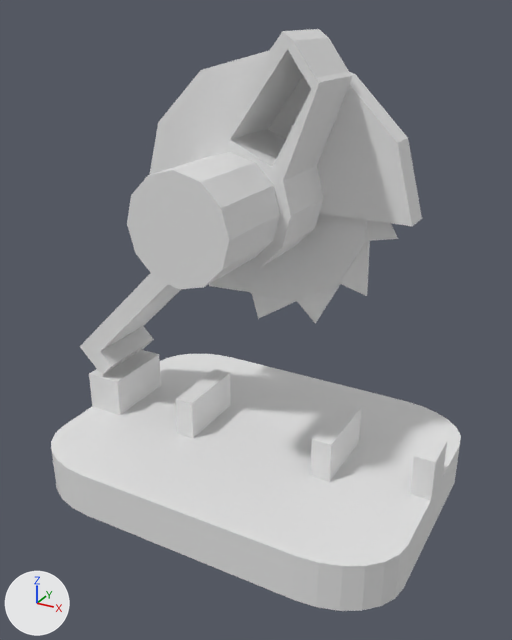
Before and after pictures for a commit that changed the Blender file assets/standsaege/standsaege.blend.
One viewpoint serves both versions: a camera (50 mm lens) standing at (1.6, -2.92, 2.27) and looking at (0.03, -0.07, 0.85). Every picture has the same lights, and +X, +Y and +Z are marked at lower left.

The older version as bpy lines, for what is in view:
```python
ob_base = bpy.data.objects.new('base', me_cube_001)
ob_base.location = (0.0, 0.0, 0.0)
ob_cube = bpy.data.objects.new('Cube', me_cube_002)
ob_cube.location = (0.948, 0.0, 0.234)
ob_cube_001 = bpy.data.objects.new('Cube.001', me_cube_003)
ob_cube_001.location = (0.465, 0.0, 0.234)
ob_cube_002 = bpy.data.objects.new('Cube.002', me_cube_004)
ob_cube_002.location = (-0.342, 0.0, 0.234)
ob_cube_003 = bpy.data.objects.new('Cube.003', me_cube_005)
ob_cube_003.location = (-0.896, 0.0, 0.234)
ob_cube_003.scale = (2.0, 1.0, 1.0)
ob_motor_001 = bpy.data.objects.new('motor.001', me_cylinder_006)
ob_motor_001.location = (-0.041, 0.0, 1.438)
ob_motor_001.rotation_euler = (1.571, 0.0, 0.0)  # degrees (90, 0, 0)
ob_motor_001.scale = (0.306, 0.306, 0.178)
ob_saegeblatt = bpy.data.objects.new('saegeblatt', me_cylinder_001)
ob_saegeblatt.location = (-0.041, 0.254, 1.363)
ob_saegeblatt.rotation_euler = (1.571, 1.795, 0.0)  # degrees (90, 103, 0)
ob_stange = bpy.data.objects.new('stange', me_cube_006)
ob_stange.location = (-0.937, 0.0, 0.47)
ob_stange.rotation_euler = (0.0, 0.785, 0.0)  # degrees (0, 45, 0)
ob_stange.scale = (2.0, 1.0, 0.5)
ob_top = bpy.data.objects.new('top', me_cylinder_003)
ob_top.location = (-0.041, 0.254, 1.363)
ob_top.rotation_euler = (1.571, 0.0, 0.0)  # degrees (90, 0, 0)
```
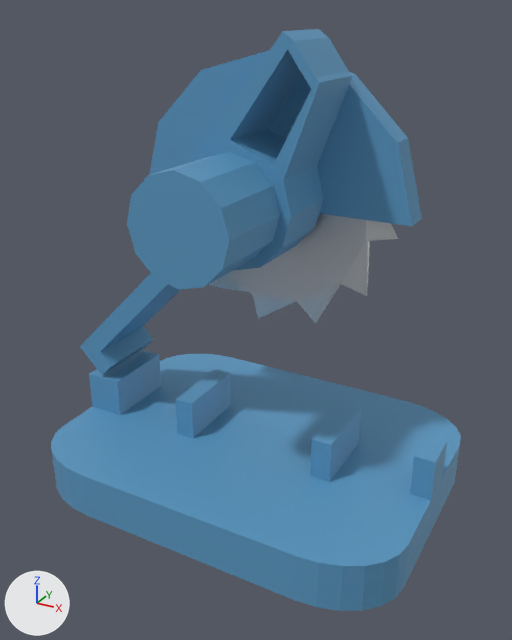
Commit message: base color materials applied

Boxes [x1, y1, x2, y2] around the edits, measured in the pictures (512 x 640 px):
'base', recoloured (white to blue): [51, 354, 461, 611] in both
'motor.001', recoloured (grey to blue): [127, 29, 352, 289] in both
'top', recoloured (grey to blue): [149, 51, 422, 226] in both
'stange', recoloured (grey to blue): [80, 273, 181, 375] in both
'Cube.003', recoloured (grey to blue): [89, 350, 161, 415] in both
'Cube.001', recoloured (grey to blue): [310, 403, 361, 482] in both
'Cube.002', recoloured (grey to blue): [176, 369, 231, 438] in both
'Cube', recoloured (white to blue): [410, 436, 447, 500] in both

What changed in the scene script:
```text
Add mat_saege_base:
    mat_saege_base = principled_material('saege_base')
    mat_saege_base.base_color = (0.104, 0.317, 0.541)  # blue #5b99c2
Change me_cube_001:
    where me_cube_001.from_pydata(...)  # 56 vertices, 30 faces; spans x -1.0..1.0, y -0.75..0.75, z -0.12..0.12
    add me_cube_001.materials.append(mat_saege_base)  # blue #5b99c2
Change me_cylinder_003:
    where me_cylinder_003.from_pydata(...)  # 18 vertices, 23 faces; spans x -0.75..0.75, y -0.367..0.733, z -0.075..0.075
    add me_cylinder_003.materials.append(mat_saege_base)  # blue #5b99c2
Change me_cube_002:
    where me_cube_002.from_pydata(...)  # 8 vertices, 6 faces; spans x -0.052..0.052, y -0.1..0.1, z -0.109..0.109
    add me_cube_002.materials.append(mat_saege_base)  # blue #5b99c2
Change me_cube_003:
    where me_cube_003.from_pydata(...)  # 8 vertices, 6 faces; spans x -0.052..0.052, y -0.2..0.2, z -0.109..0.109
    add me_cube_003.materials.append(mat_saege_base)  # blue #5b99c2
Change me_cube_004:
    where me_cube_004.from_pydata(...)  # 8 vertices, 6 faces; spans x -0.052..0.052, y -0.2..0.2, z -0.109..0.109
    add me_cube_004.materials.append(mat_saege_base)  # blue #5b99c2
Change me_cube_005:
    where me_cube_005.from_pydata(...)  # 8 vertices, 6 faces; spans x -0.052..0.052, y -0.2..0.2, z -0.109..0.109
    add me_cube_005.materials.append(mat_saege_base)  # blue #5b99c2
Change me_cube_006:
    where me_cube_006.from_pydata(...)  # 16 vertices, 14 faces; spans x -0.05..0.05, y -0.2..0.2, z -0.11..2.26
    add me_cube_006.materials.append(mat_saege_base)  # blue #5b99c2
Change me_cylinder_006:
    where me_cylinder_006.from_pydata(...)  # 76 vertices, 68 faces; spans x -1.0..1.37, y -1.0..2.47, z -1.0..3.47
    add me_cylinder_006.materials.append(mat_saege_base)  # blue #5b99c2
```
